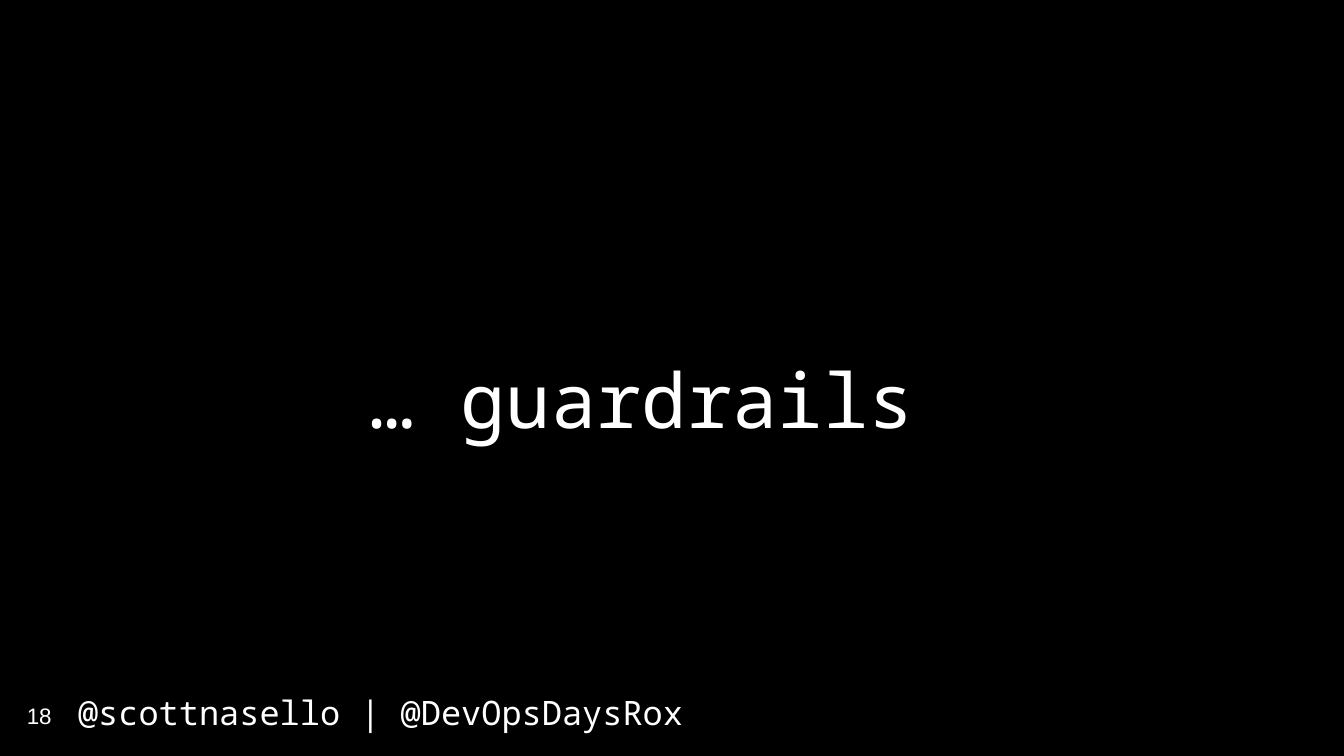
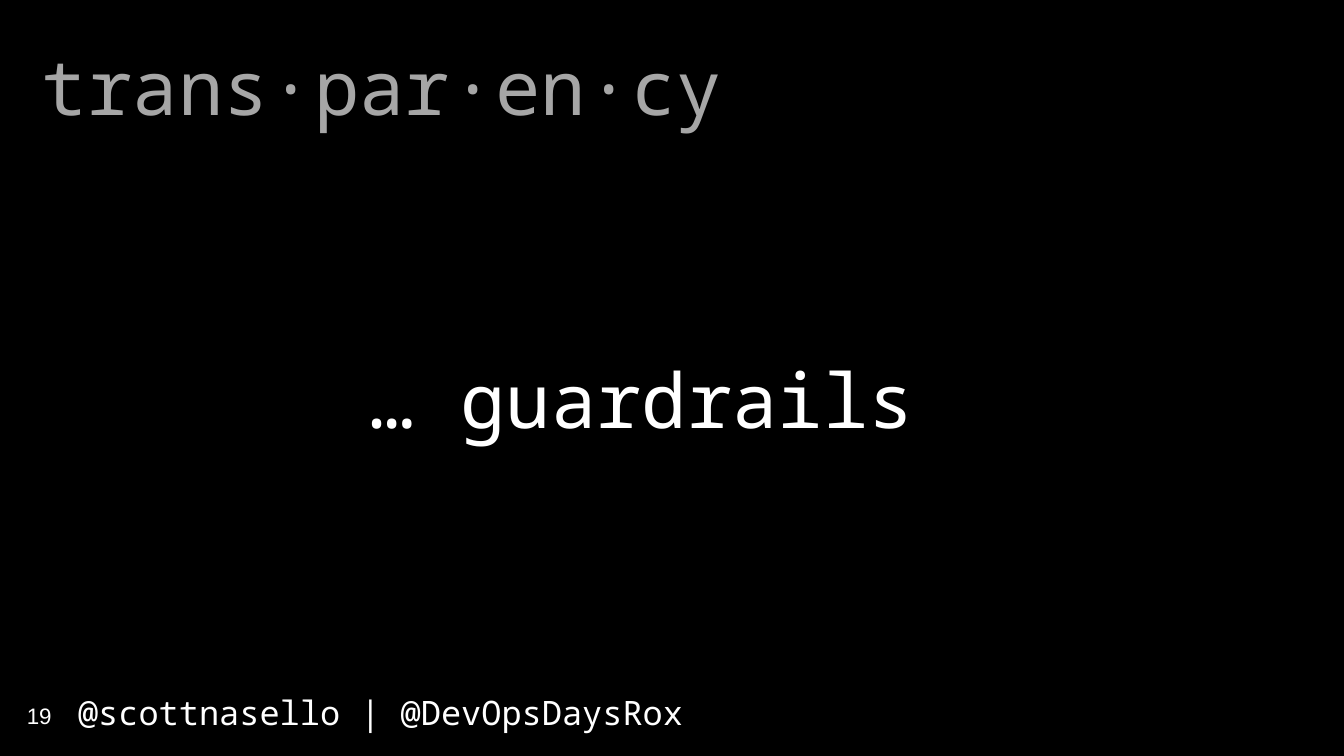
Before and after one commit to scottnasello/talks, a slide deck: slide 19 of 2017-04-10 Denver DevOpsDays/DevOpsDays Denver.pptx (slide 18 before the commit). Drawn at 1344x756 pixels with LibreOffice and Linux fonts; fonts in the diff are those of the drawing. Boxes give left, top, right and bottom in pixels: in the first picture for what was removed or moved away, otherwise in the second. Text is boxed around its words. In the diff, an @@ line names an element or a change of style, - is before the commit and + after.

```diff
--- a/2017-04-10 Denver DevOpsDays/DevOpsDays Denver.pptx
+++ b/2017-04-10 Denver DevOpsDays/DevOpsDays Denver.pptx
@@ text added at (42, 63, 722, 134), 54 pt, text #A6A6A6 @@
+trans·par·en·cy
@@ page number at (27, 708, 52, 725): text changed @@
-18
+19
```
Also in this commit, not shown: 13 other slides changed, 5 slides added, 5 slides removed.
